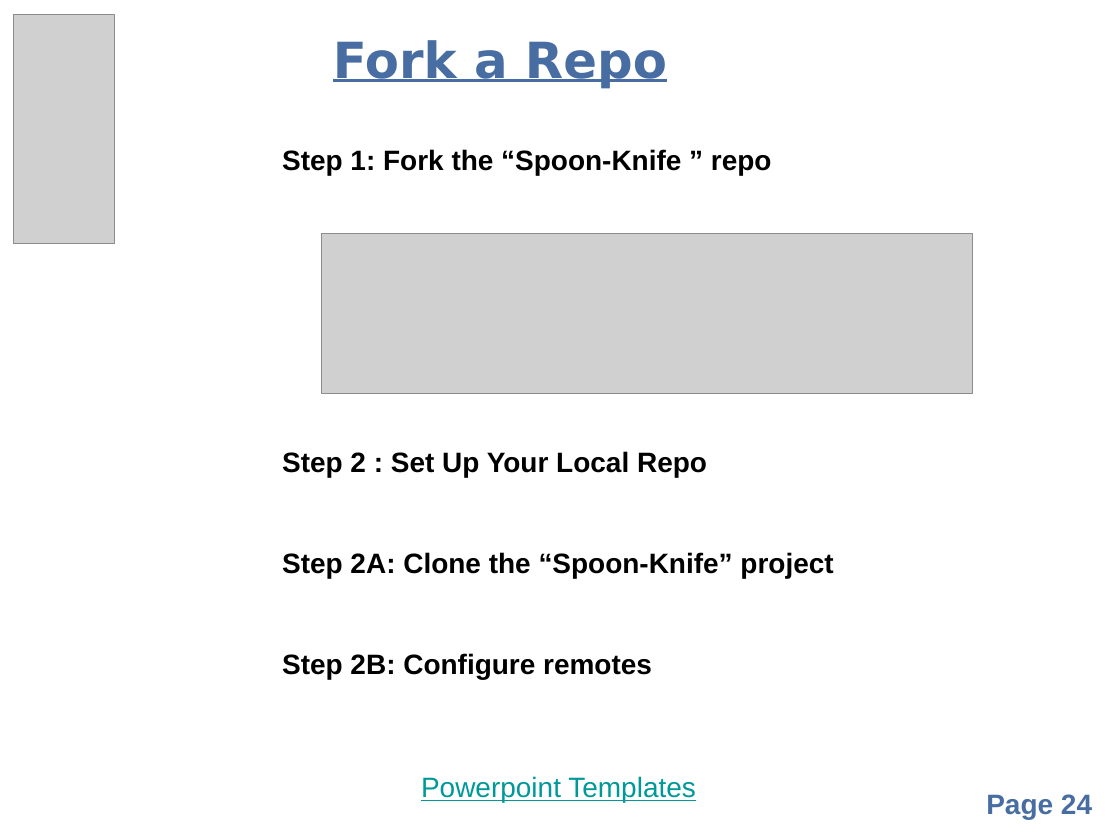
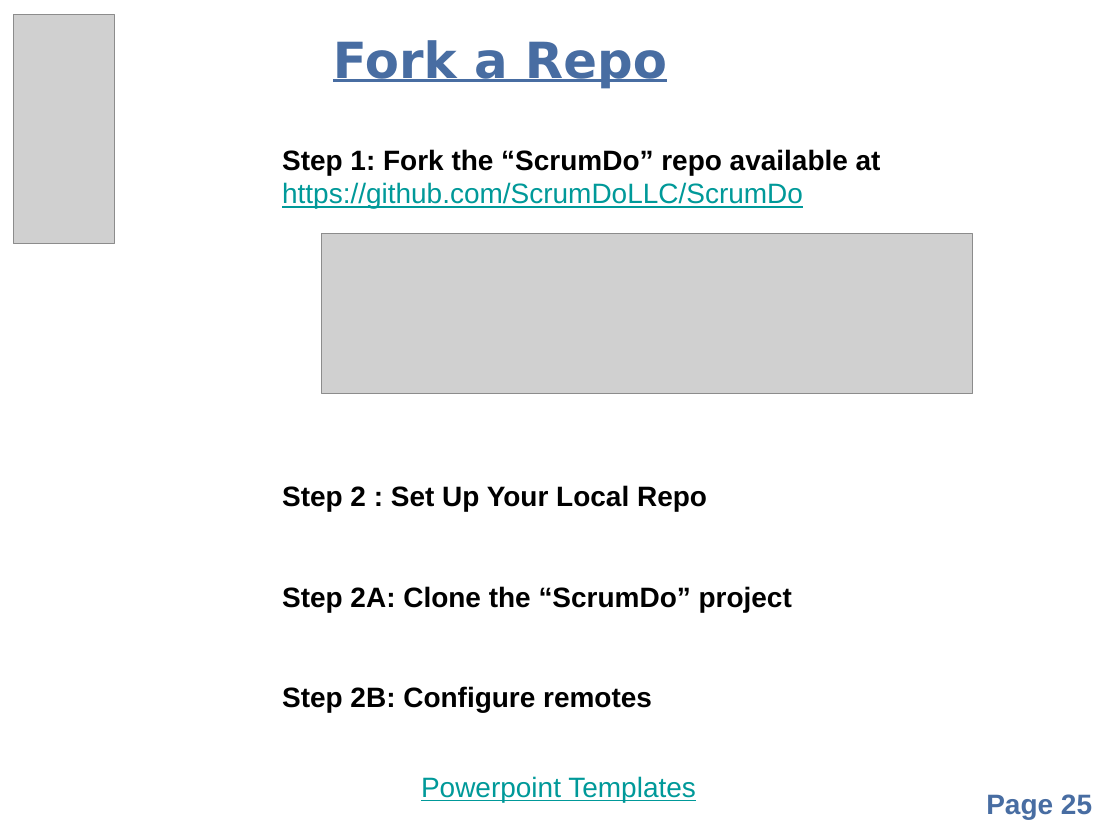
Before and after one commit to balarkrishnan/organizational, a slide deck: slide 25 of GitHub.pptx (slide 24 before the commit). Drawn at 1120x840 pixels with LibreOffice and Linux fonts; fonts in the diff are those of the drawing; grey boxes stand for pictures; background and template pictures are left out. Boxes give left, top, right and bottom in pixels: in the first picture for what was removed or moved away, otherwise in the second. Text is boxed around its words. In the diff, an @@ line names an element or a change of style, - is before the commit and + after.

```diff
--- a/GitHub.pptx
+++ b/GitHub.pptx
@@ text at [282, 149, 881, 209]: text changed @@
-Step 1: Fork the “Spoon-Knife ” repo
+Step 1: Fork the “ScrumDo” repo available at https://github.com/ScrumDoLLC/ScrumDo
@@ text at [282, 586, 792, 612]: text changed @@
-Step 2A: Clone the “Spoon-Knife” project
+Step 2A: Clone the “ScrumDo” project
@@ page number at [986, 794, 1092, 819]: text changed @@
-Page 24
+Page 25
```
Also in this commit, not shown: 5 other slides changed, 1 slide added.
